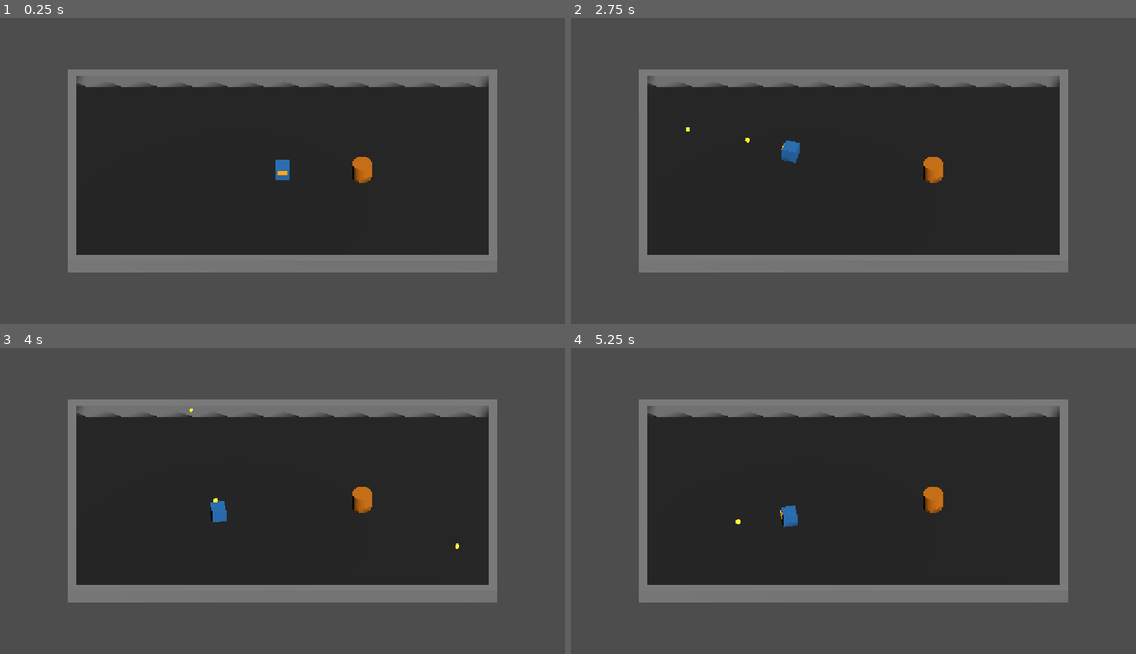
Above: before the commit, frames 1-4 (two rows, left to right).
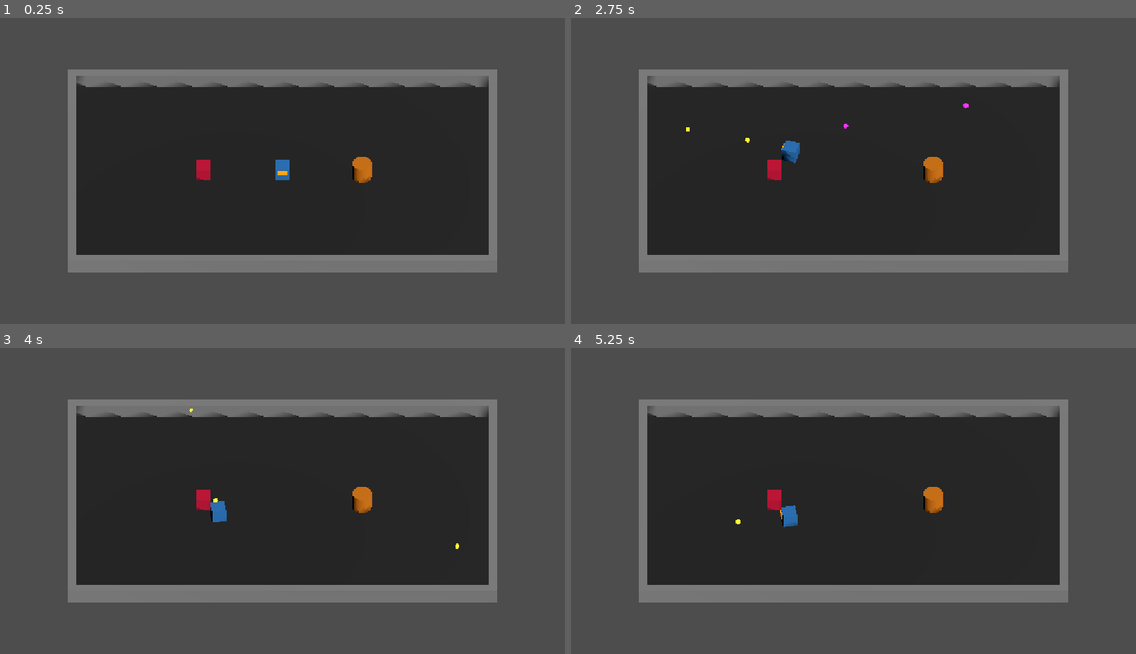
Above: after the commit, the same moments.

Repository: zwordup-sudo/BotArena
Game: Godot game, scene res://scenes/main_3d.tscn
Same seed, same stepped clock (60 frames per second), same inputs: the game is played once before the commit and once after it. The project has no main scene, so this scene is started directly.
Inputs (mouse positions are in pixels of both pictures, inside the frame that each line leads up to):
- Up to frame 1 (0.25 s): no input
- Up to frame 2 (2.75 s): tap Enter at 0.5 s; move the mouse to (825, 241) at 0.52 s; press the mouse at (825, 241) at 0.53 s; hold W (move_up) 0.53-1.25 s; release the mouse at (825, 241) at 1.25 s; drag from (1023, 223) to (825, 241) at 1.27 s; tap Space (dash) at 2, 2.1 s; move the mouse to (684, 128) at 2.02 s; press the mouse at (684, 128) at 2.03 s; hold A (move_left) from 2.03 s (still down)
- Up to frame 3 (4 s): release A (move_left) at 2.75 s; release the mouse at (113, 458) at 2.75 s; drag from (310, 507) to (113, 458) at 2.77 s; move the mouse to (197, 427) at 3.52 s; press the mouse at (197, 427) at 3.53 s; hold S (move_down) from 3.53 s (still down)
- Up to frame 4 (5.25 s): release S (move_down) at 4.25 s; release the mouse at (768, 427) at 4.25 s; drag from (977, 491) to (768, 427) at 4.27 s; tap Enter at 5 s; move the mouse to (740, 522) at 5.02 s; press the mouse at (740, 522) at 5.03 s; hold W (move_up) from 5.03 s (still down)

The runs differ from the first frame. In frame 1, 0.2% of the frame differs, in the area x 34-38%, y 46-53%; in frame 2, 0.2%, in the area x 34-71%, y 27-53%; in frame 3, 0.2%; in frame 4, 0.2%.

Commit message:
fix: correct 3D enemy aiming and scale

Diff:
--- /dev/null
+++ b/scenes/enemy_projectile_3d.tscn
@@ -0,0 +1,28 @@
+[gd_scene format=3]
+
+[ext_resource type="Script" path="res://scripts/enemy_projectile_3d.gd" id="1_enemyproj3d"]
+
+[sub_resource type="SphereShape3D" id="SphereShape3D_proj"]
+radius = 0.15
+
+[sub_resource type="StandardMaterial3D" id="StandardMaterial3D_proj"]
+albedo_color = Color(0.8, 0.1, 0.9, 1)
+emission_enabled = true
+emission = Color(0.8, 0.1, 0.9, 1)
+emission_energy_multiplier = 0.8
+
+[sub_resource type="SphereMesh" id="SphereMesh_proj"]
+radius = 0.15
+height = 0.3
+
+[node name="EnemyProjectile3D" type="Area3D"]
+collision_layer = 8
+collision_mask = 1
+script = ExtResource("1_enemyproj3d")
+
+[node name="CollisionShape3D" type="CollisionShape3D" parent="."]
+shape = SubResource("SphereShape3D_proj")
+
+[node name="MeshInstance3D" type="MeshInstance3D" parent="."]
+material_override = SubResource("StandardMaterial3D_proj")
+mesh = SubResource("SphereMesh_proj")
--- /dev/null
+++ b/scenes/enemy_shooter_3d.tscn
@@ -0,0 +1,28 @@
+[gd_scene format=3]
+
+[ext_resource type="Script" path="res://scripts/enemy_shooter_3d.gd" id="1_shooter3d"]
+
+[sub_resource type="BoxShape3D" id="BoxShape3D_shooter"]
+size = Vector3(0.9, 0.9, 0.9)
+
+[sub_resource type="StandardMaterial3D" id="StandardMaterial3D_shooter"]
+albedo_color = Color(0.85, 0.1, 0.25, 1)
+roughness = 0.5
+
+[sub_resource type="BoxMesh" id="BoxMesh_shooter"]
+size = Vector3(0.9, 0.9, 0.9)
+
+[node name="EnemyShooter3D" type="Area3D"]
+collision_layer = 4
+collision_mask = 0
+script = ExtResource("1_shooter3d")
+
+[node name="CollisionShape3D" type="CollisionShape3D" parent="."]
+shape = SubResource("BoxShape3D_shooter")
+
+[node name="MeshInstance3D" type="MeshInstance3D" parent="."]
+material_override = SubResource("StandardMaterial3D_shooter")
+mesh = SubResource("BoxMesh_shooter")
+
+[node name="Muzzle" type="Node3D" parent="."]
+transform = Transform3D(1, 0, 0, 0, 1, 0, 0, 0, 1, 0, 0, -0.55)
--- a/scenes/main_3d.tscn
+++ b/scenes/main_3d.tscn
@@ -2,6 +2,7 @@
 
 [ext_resource type="Script" path="res://scripts/player_3d.gd" id="1_player3d"]
 [ext_resource type="PackedScene" path="res://scenes/target_dummy_3d.tscn" id="2_dummy3d"]
+[ext_resource type="PackedScene" path="res://scenes/enemy_shooter_3d.tscn" id="3_shooter3d"]
 
 [sub_resource type="StandardMaterial3D" id="StandardMaterial3D_floor"]
 albedo_color = Color(0.12, 0.12, 0.12, 1)
@@ -111,12 +112,17 @@
 [node name="TargetDummy3D" parent="Arena3D" instance=ExtResource("2_dummy3d")]
 transform = Transform3D(1, 0, 0, 0, 1, 0, 0, 0, 1, 5.0, 0.6, 0.0)
 
+[node name="EnemyShooter3D" parent="Arena3D" instance=ExtResource("3_shooter3d")]
+transform = Transform3D(1, 0, 0, 0, 1, 0, 0, 0, 1, -5.0, 0.6, 0.0)
+
 [node name="Player3D" type="CharacterBody3D" parent="Arena3D"]
 transform = Transform3D(1, 0, 0, 0, 1, 0, 0, 0, 1, 0, 0.6, 0)
 script = ExtResource("1_player3d")
 
 [node name="CollisionShape3D" type="CollisionShape3D" parent="Arena3D/Player3D"]
 shape = SubResource("BoxShape3D_player")
+
+[node name="TargetPoint" type="Node3D" parent="Arena3D/Player3D"]
 
 [node name="AimPivot" type="Node3D" parent="Arena3D/Player3D"]
 
--- /dev/null
+++ b/scripts/enemy_projectile_3d.gd
@@ -0,0 +1,24 @@
+extends Area3D
+
+@export var speed: float = 7.5
+@export var damage: float = 20.0
+@export var lifetime: float = 5.0
+
+var direction: Vector3 = Vector3.FORWARD
+
+func _ready() -> void:
+	direction = Vector3(direction.x, 0.0, direction.z).normalized()
+	body_entered.connect(_on_body_entered)
+
+	# Automatically destroy when lifetime expires
+	await get_tree().create_timer(lifetime).timeout
+	queue_free()
+
+func _physics_process(delta: float) -> void:
+	# Move exclusively on X/Z plane
+	global_position += direction * speed * delta
+
+func _on_body_entered(body: Node3D) -> void:
+	if body.has_method("take_damage"):
+		body.take_damage(damage)
+	queue_free()
--- /dev/null
+++ b/scripts/enemy_shooter_3d.gd
@@ -0,0 +1,43 @@
+extends Area3D
+
+@export var fire_rate: float = 1.0
+
+# Preload hostile projectile
+const HOSTILE_PROJECTILE = preload("res://scenes/enemy_projectile_3d.tscn")
+
+@onready var muzzle: Node3D = $Muzzle
+
+var fire_timer: float = 0.0
+
+func _process(delta: float) -> void:
+	fire_timer += delta
+	if fire_timer >= 1.0 / fire_rate:
+		fire_timer = 0.0
+		shoot()
+
+func shoot() -> void:
+	# Find player (relative to Arena3D)
+	var player = get_parent().get_node_or_null("Player3D")
+	if player:
+		# Retrieve the TargetPoint for centered lateral alignment
+		var target_node = player.get_node_or_null("TargetPoint")
+		var target_pos = target_node.global_position if target_node else player.global_position
+
+		# Origin is muzzle global position
+		var origin_pos = muzzle.global_position
+
+		# Calculate direction from muzzle to target, flattening the Y axis
+		var dir = target_pos - origin_pos
+		dir.y = 0.0
+		dir = dir.normalized()
+
+		var proj = HOSTILE_PROJECTILE.instantiate()
+
+		# Add to Projectiles3D node first so its global space resolves correctly
+		var projectiles_node = get_parent().get_node_or_null("Projectiles3D")
+		if projectiles_node:
+			projectiles_node.add_child(proj)
+
+		# Spawn at current muzzle global position
+		proj.global_position = origin_pos
+		proj.direction = dir
--- a/scripts/player_3d.gd
+++ b/scripts/player_3d.gd
@@ -1,4 +1,7 @@
 extends CharacterBody3D
+
+@export var max_health: float = 100.0
+@onready var current_health: float = max_health
 
 @export var speed: float = 6.0
 @export var fire_rate: float = 2.5
@@ -99,6 +102,16 @@
 	proj.global_position = muzzle.global_position
 	proj.direction = aim_dir
 
+func take_damage(amount: float) -> void:
+	current_health = clamp(current_health - amount, 0.0, max_health)
+	print("Player3D remaining health: ", int(current_health))
+	if current_health <= 0.0:
+		die()
+
+func die() -> void:
+	print("Player3D defeated")
+	get_tree().call_deferred("reload_current_scene")
+
 func aim_to_mouse() -> void:
 	var camera := get_viewport().get_camera_3d()
 	if not camera:
Not shown, added: scripts/enemy_projectile_3d.gd.uid
Not shown, added: scripts/enemy_shooter_3d.gd.uid
